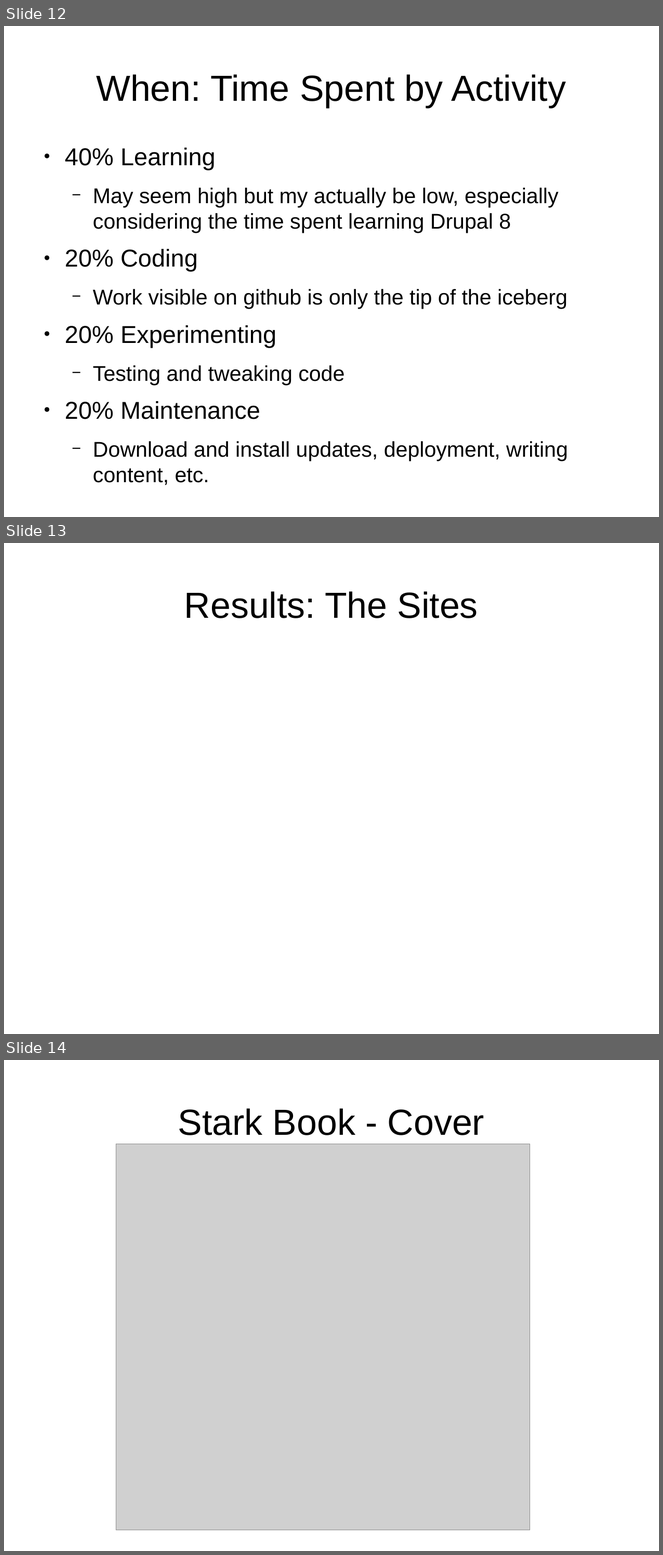
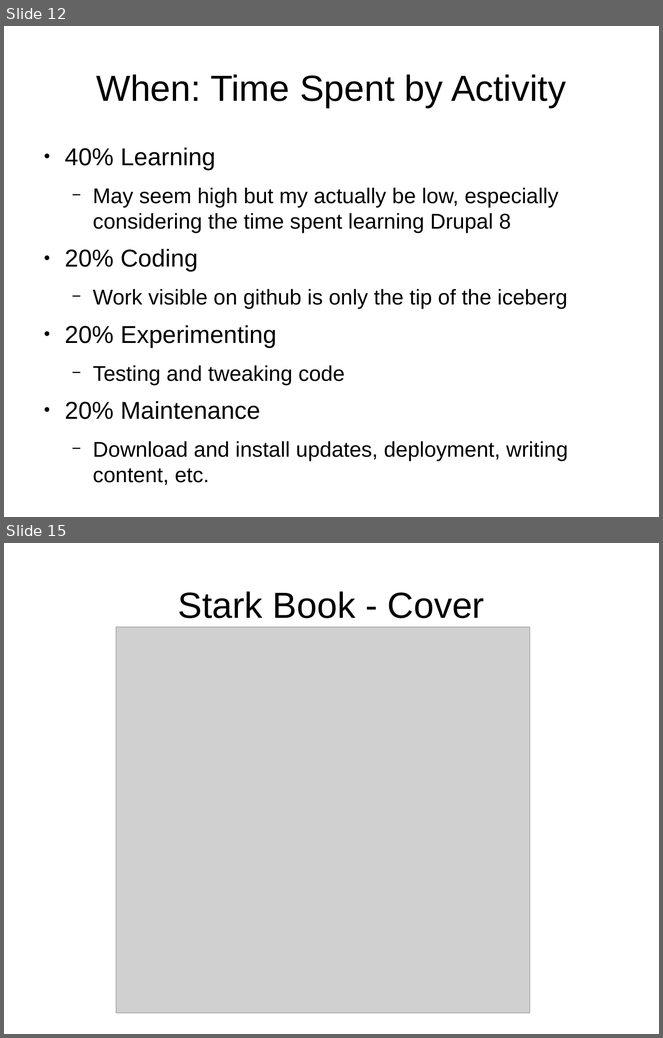
Before and after one commit to tomwhartung/jmws_accoutrements, a slide deck: presentations/2016_04-AWD_in_PHP_CMSes/AWD_in_PHP_CMSes-slides.odp. Shown one above the other, each under a label of ours: slides 12, 13 and 14 before the commit, slides 12 and 15 after it; the slides between them are not shown. The pictures are 663x1555 and 663x1038 pixels, drawn with LibreOffice and Linux fonts; fonts in the diff are those of the drawing; grey boxes stand for pictures. Boxes give left, top, right and bottom in pixels: in the first picture for what was removed or moved away, otherwise in the second. Text is boxed around its words. In the diff, an @@ line names an element or a change of style, - is before the commit and + after.

```diff
--- a/presentations/2016_04-AWD_in_PHP_CMSes/AWD_in_PHP_CMSes-slides.odp
+++ b/presentations/2016_04-AWD_in_PHP_CMSes/AWD_in_PHP_CMSes-slides.odp
@@ slide 13 removed at bbox=[4, 543, 659, 1034], background #FFFFFF @@
@@ title removed at bbox=[184, 591, 478, 618] @@
-Results: The Sites
@@ what was slide 14 is now slide 15 @@
```
Also in this commit, not shown: 2 slides added.
